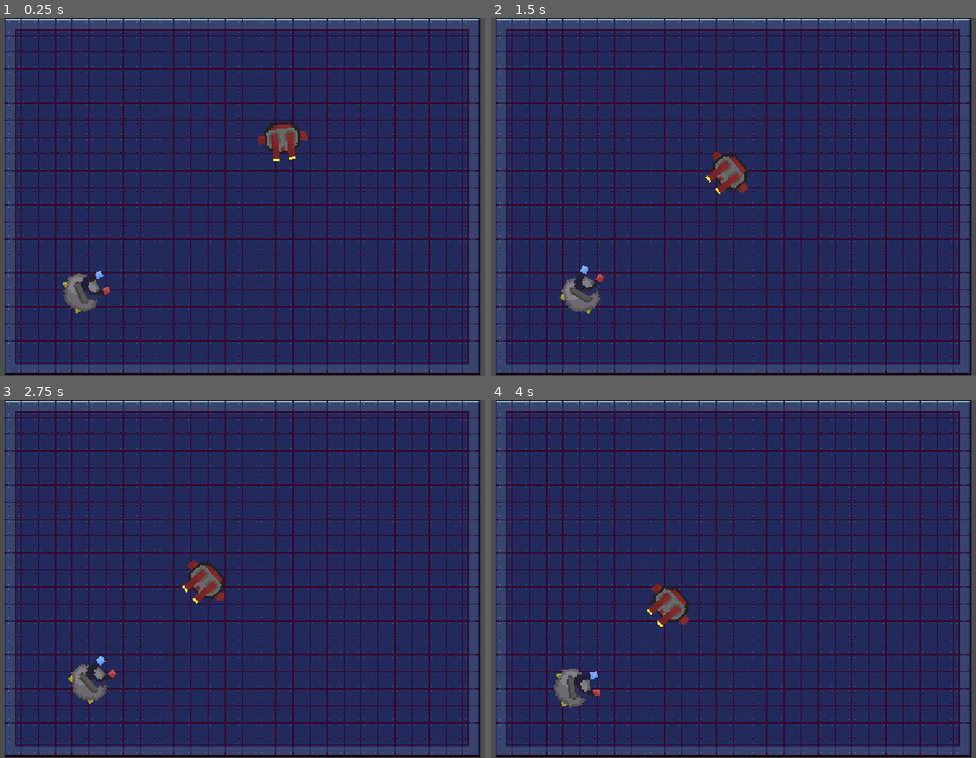
Above: before the commit, frames 1-4 (two rows, left to right).
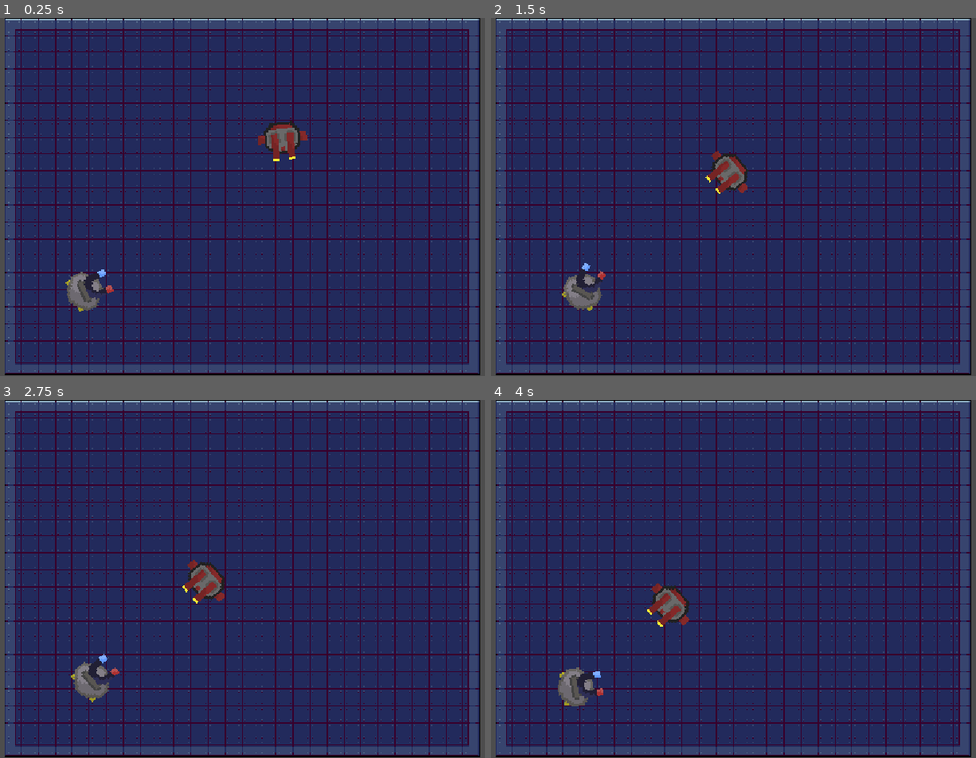
Above: after the commit, the same moments.

Repository: FazalThe/magslam
Game: Godot game, scene res://main.tscn
Two runs of this game, one before a commit and one after it. Both use one fixed random seed, a clock stepped at 60 frames per second and the inputs below.
Inputs (mouse positions are in pixels of both pictures, inside the frame that each line leads up to):
- Up to frame 1 (0.25 s): no input
- Up to frame 2 (1.5 s): tap Enter at 0.5 s; move the mouse to (869, 179) at 0.52 s; hold Right 0.53-1.28 s; tap A (A) at 0.6 s; click (869, 179) at 0.67 s; tap D (D) at 0.8, 1.35 s; move the mouse to (602, 214) at 1.27 s; hold Down from 1.28 s (still down)
- Up to frame 3 (2.75 s): click (111, 596) at 1.55 s; move the mouse to (300, 500) at 2.02 s; release Down at 2.03 s; press the mouse at (300, 500) at 2.03 s; hold Right from 2.03 s (still down); tap S (S) at 2.3 s
- Up to frame 4 (4 s): move the mouse to (694, 650) at 2.77 s; release Right at 2.78 s; release the mouse at (694, 650) at 2.78 s; hold Up 2.78-3.53 s; tap S (S) at 2.85 s; click (694, 650) at 2.92 s; tap A (A) at 3.05, 3.6 s; move the mouse to (917, 632) at 3.52 s; hold Left from 3.53 s (still down); tap D (D) at 3.8 s

The runs differ from the first frame. In frame 1, 0.4% of the frame differs, in the area x 12-24%, y 70-83%; in frame 2, 0.4%; in frame 3, 0.4%; in frame 4, 0.4%.

Commit message:
repulsion with characterbody, polygon area

Diff:
--- a/area_2d.gd
+++ b/area_2d.gd
@@ -1,11 +1,17 @@
 extends Area2D
 
-const force = 800
+const forcePwr = 100
 
 # Called when the node enters the scene tree for the first time.
-func _physics_process(delta: float) -> void:
+func _physics_process(_delta: float) -> void:
 	if Input.is_action_pressed("Left"):
-		print("leftpress")
-		for body: RigidBody2D in get_overlapping_bodies():
-			var dir = global_position.direction_to(body.global_position)
-			body.apply_central_force(force*dir)
+		for body: CharacterBody2D in get_overlapping_bodies():
+
+			give_force(body, forcePwr)
+
+
+func give_force(body: CharacterBody2D, force):
+	var dir = global_position.direction_to(body.global_position)
+	var dist = global_position.distance_to(body.global_position)
+	var factor = (1/(dist*dist))*1000
+	body.velocity += factor * force * dir
--- a/dualbot.gd
+++ b/dualbot.gd
@@ -1,4 +1,4 @@
-extends RigidBody2D
+extends CharacterBody2D
 
 @onready var magnet: CharacterBody2D = $"../Magnet"
 
@@ -18,3 +18,5 @@
 	var distance = global_position.distance_to(magPosition)
 	if distance > minDistance:
 		position = lerp(position, magPosition, 0.2*delta)
+
+	move_and_slide()
--- a/dualbot.tscn
+++ b/dualbot.tscn
@@ -6,9 +6,8 @@
 [sub_resource type="CircleShape2D" id="CircleShape2D_toofv"]
 radius = 28.0
 
-[node name="RigidBody2D" type="RigidBody2D"]
+[node name="CharacterBody2D" type="CharacterBody2D"]
 collision_layer = 3
-gravity_scale = 0.0
 script = ExtResource("1_4bj0b")
 
 [node name="Sprite2D" type="Sprite2D" parent="."]
--- a/player.tscn
+++ b/player.tscn
@@ -7,14 +7,11 @@
 [sub_resource type="CircleShape2D" id="CircleShape2D_4flbx"]
 radius = 65.0
 
-[sub_resource type="CircleShape2D" id="CircleShape2D_onrkg"]
-radius = 366.11063
-
 [node name="CharacterBody2D" type="CharacterBody2D"]
 script = ExtResource("1_onrkg")
 
 [node name="Sprite2D" type="Sprite2D" parent="."]
-position = Vector2(-1, -1)
+position = Vector2(11, -1)
 rotation = 1.5707964
 scale = Vector2(8.45, 8.45)
 texture = ExtResource("1_4flbx")
@@ -28,5 +25,5 @@
 collision_mask = 2
 script = ExtResource("3_i3pqv")
 
-[node name="CollisionShape2D" type="CollisionShape2D" parent="Area2D"]
-shape = SubResource("CircleShape2D_onrkg")
+[node name="CollisionPolygon2D" type="CollisionPolygon2D" parent="Area2D"]
+polygon = PackedVector2Array(200, -105, 228, 0, 200, 105, 0, 0)
Not shown: 1 places in player.tscn that only renumber resources
Not shown, changed: .gitignore
